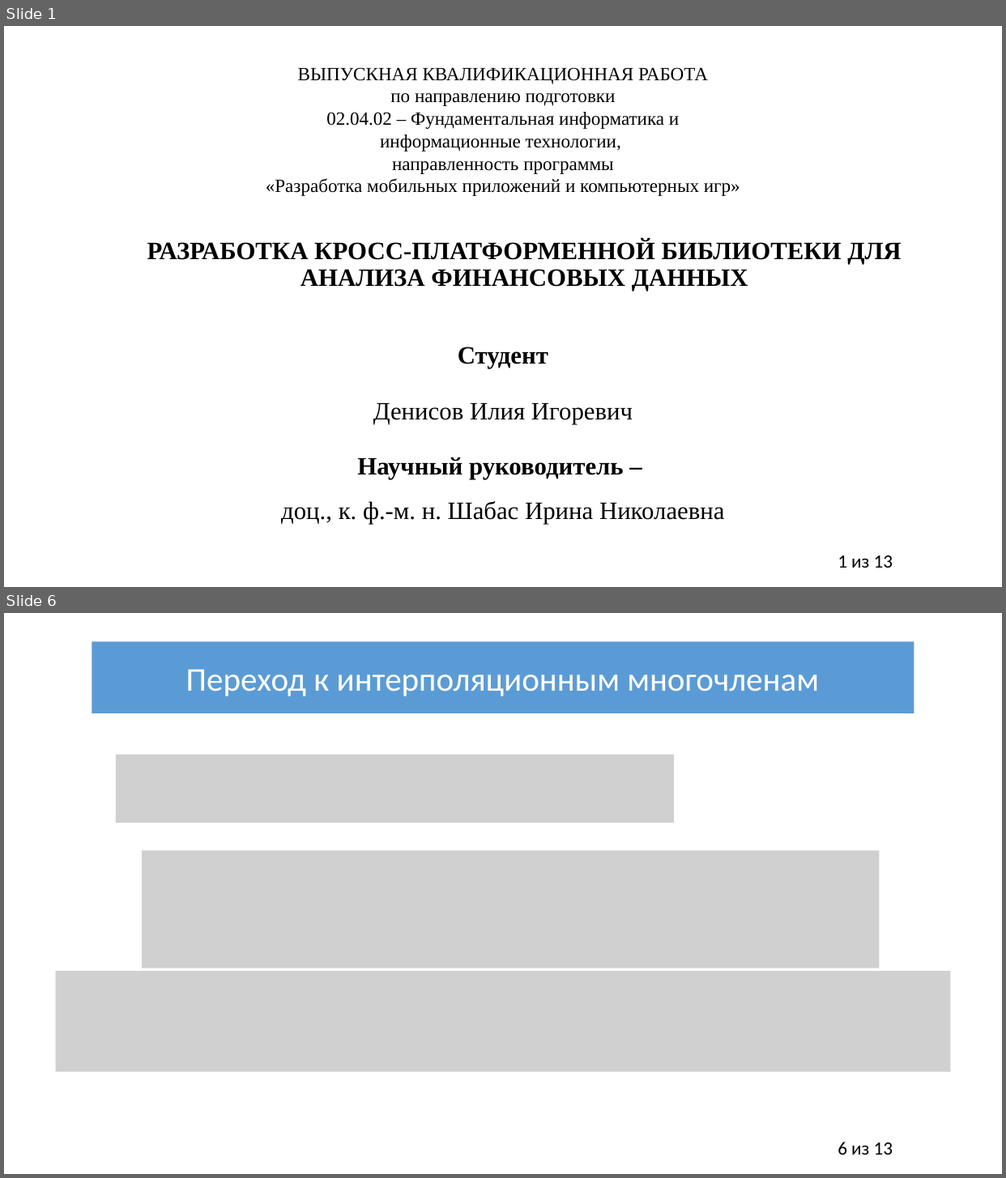
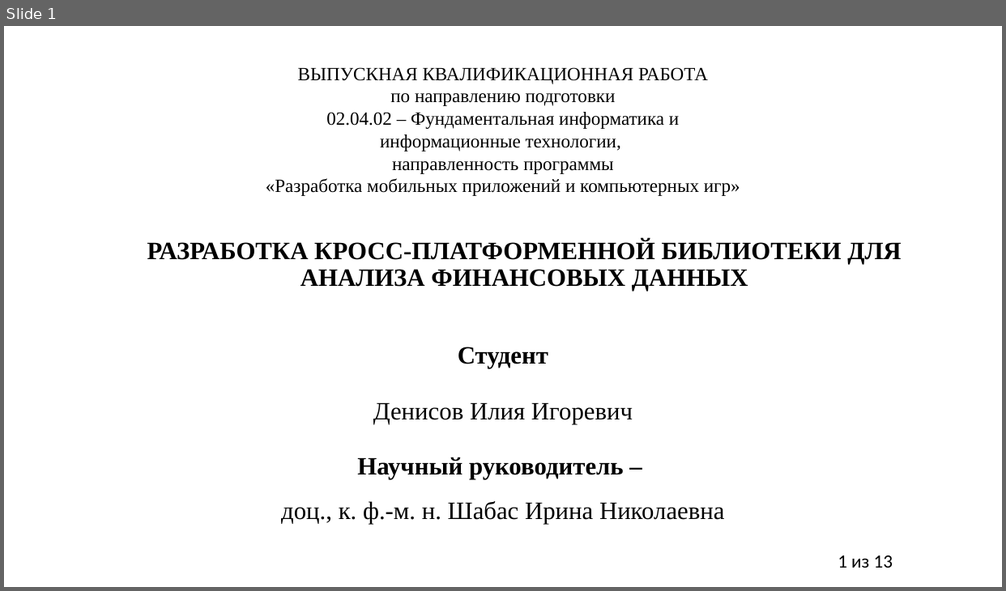
Before and after one commit to IliiaDenisov/masters-thesis, a slide deck: Презентация диплома.pptx. Shown one above the other, each under a label of ours: slides 1 and 6 before the commit, slide 1 after it; the slides between them are not shown. The pictures are 1006x1178 and 1006x591 pixels, drawn with LibreOffice and Linux fonts; fonts in the diff are those of the drawing; grey boxes stand for pictures. Boxes give left, top, right and bottom in pixels: in the first picture for what was removed or moved away, otherwise in the second. Text is boxed around its words. In the diff, an @@ line names an element or a change of style, - is before the commit and + after.

```diff
--- a/Презентация диплома.pptx
+++ b/Презентация диплома.pptx
@@ slide 6 removed at (4,613,1002,1174), background #FFFFFF; not listed: 1 template element that a slide beside it also shows @@
@@ rectangle removed at (91,641,914,713) @@
-Переход к интерполяционным многочленам
@@ picture removed at (116,755,674,823) @@
@@ picture removed at (142,851,879,969) @@
@@ picture removed at (56,972,951,1072) @@
```
Also in this commit, not shown: 1 slide changed, 5 slides added, 10 other slides removed.
